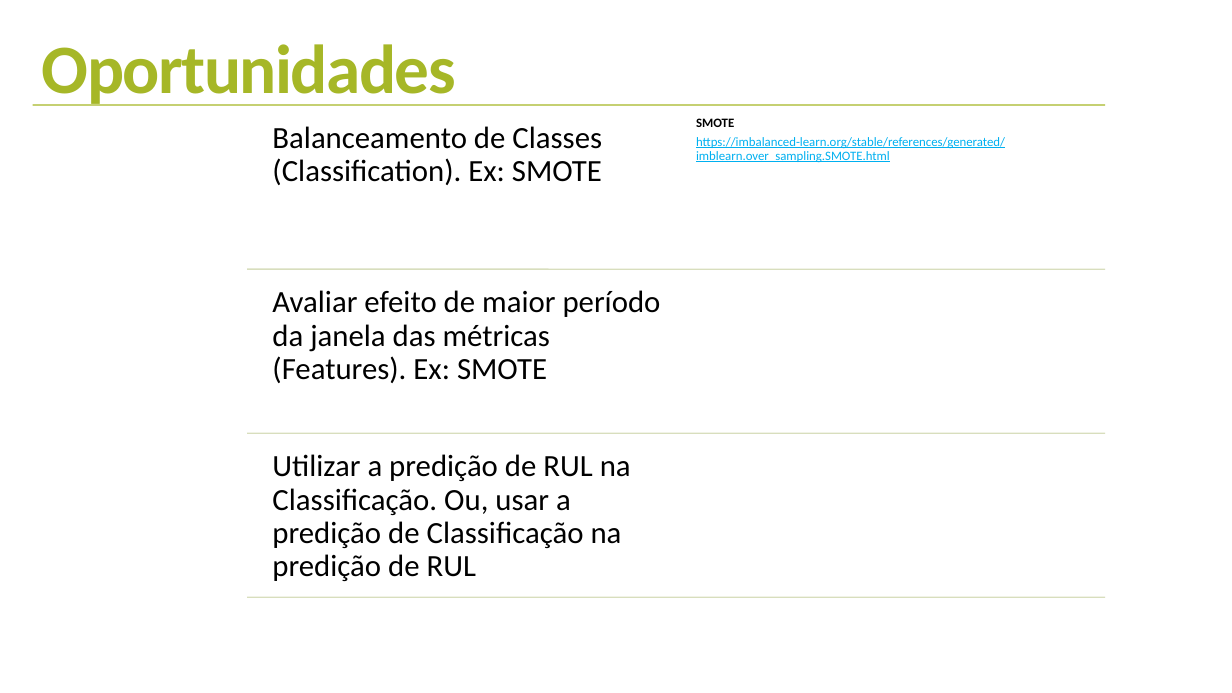
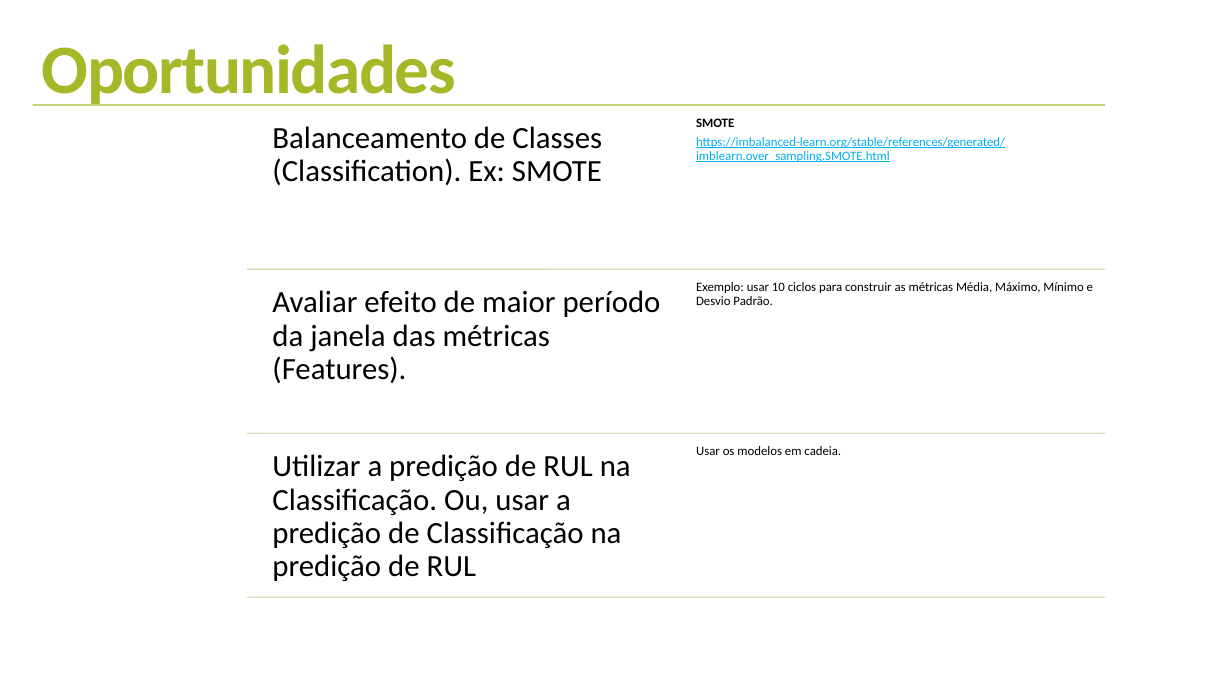
Before and after one commit to lucasrigobello/predictivemaintenance, a slide deck: slide 15 of eda notebooks/Case Predictive Maintanance.pptx. Drawn at 1232x693 pixels with LibreOffice and Linux fonts; fonts in the diff are those of the drawing. Boxes give left, top, right and bottom in pixels: in the first picture for what was removed or moved away, otherwise in the second. Text is boxed around its words. In the diff, an @@ line names an element or a change of style, - is before the commit and + after.

```diff
--- a/eda notebooks/Case Predictive Maintanance.pptx
+++ b/eda notebooks/Case Predictive Maintanance.pptx
@@ text at [272, 290, 661, 383]: text changed @@
-Avaliar efeito de maior período da janela das métricas (Features). Ex: SMOTE
+Avaliar efeito de maior período da janela das métricas (Features).
@@ text added at [696, 282, 1093, 305], 10 pt, text #000000 @@
+Exemplo: usar 10 ciclos para construir as métricas Média, Máximo, Mínimo e Desvio Padrão.
@@ text added at [696, 446, 841, 455], 10 pt, text #000000 @@
+Usar os modelos em cadeia.
```
Also in this commit, not shown: 5 other slides changed, 1 slide added.
